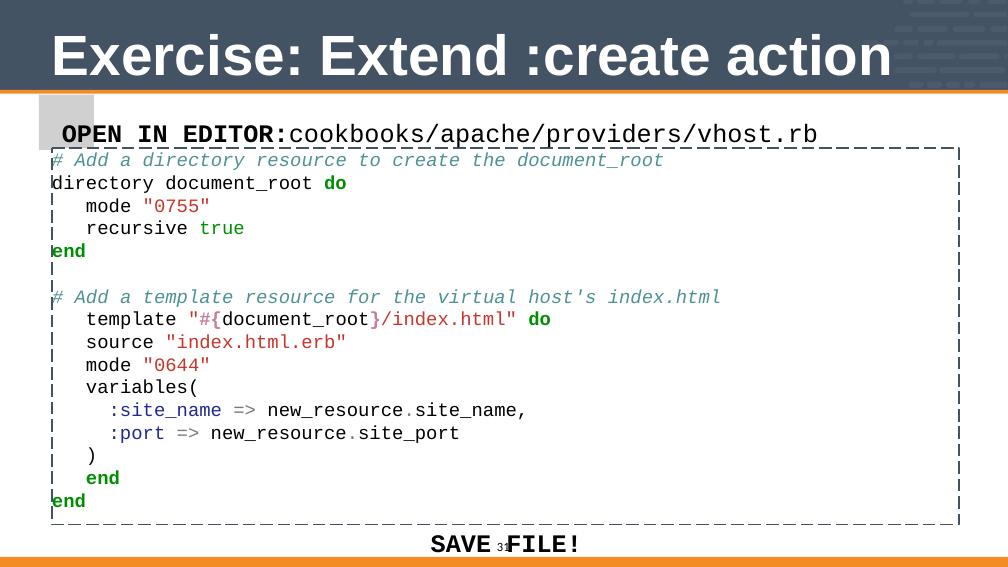
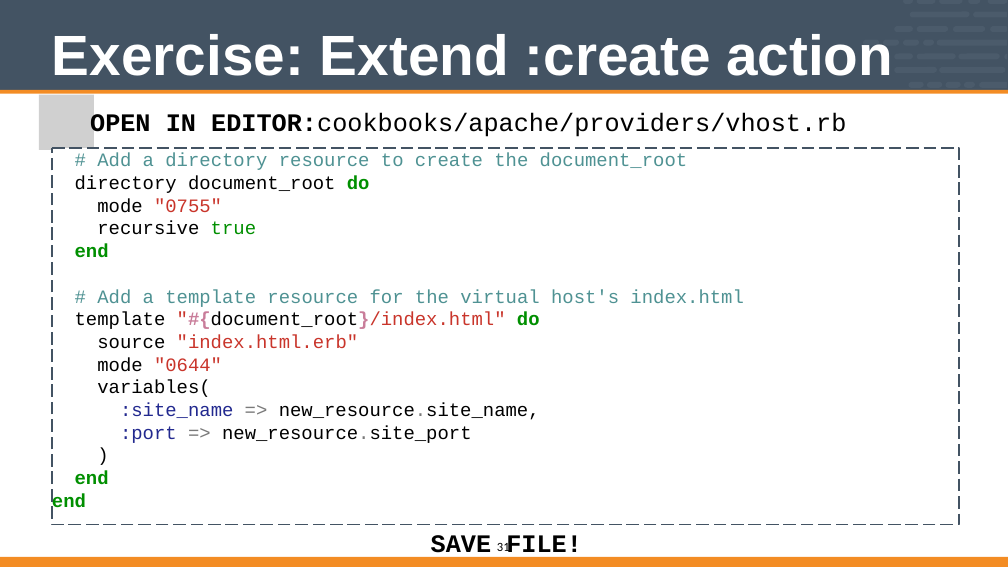
Before and after one commit to vinyar/chef-intermediate, a slide deck: slide 31 of Modules/04-Chef_Intermediate.pptx. Drawn at 1008x567 pixels with LibreOffice and Linux fonts; fonts in the diff are those of the drawing; grey boxes stand for pictures. Boxes give left, top, right and bottom in pixels: in the first picture for what was removed or moved away, otherwise in the second. Text is boxed around its words. In the diff, an @@ line names an element or a change of style, - is before the commit and + after.

Commit message:
Updated Custom Resources (04)
* Removed all smart quotes
* Removed all slide title drop shadows
* Fixed the code formatting on a large number of slides
* Fixed layout of "Open In Editor" for code slides
* Fixed code formatting across a large number of slides

This section is absolutely ugly.

```diff
--- a/Modules/04-Chef_Intermediate.pptx
+++ b/Modules/04-Chef_Intermediate.pptx
@@ text "OPEN IN EDITOR:cookbooks/apache/providers/vhost.rb": place and size @@
-text "OPEN IN EDITOR:cookbooks/apache/providers/vhost.rb" at <box>62,123,818,150</box>
+text "OPEN IN EDITOR:cookbooks/apache/providers/vhost.rb" at <box>90,113,846,140</box>
@@ text in freeform shape at <box>97,153,743,307</box>: italic off in "# Add a directory resource to create ...", "# Add a template resource for the ..." @@
```
Also in this commit, not shown: 17 other slides changed.
